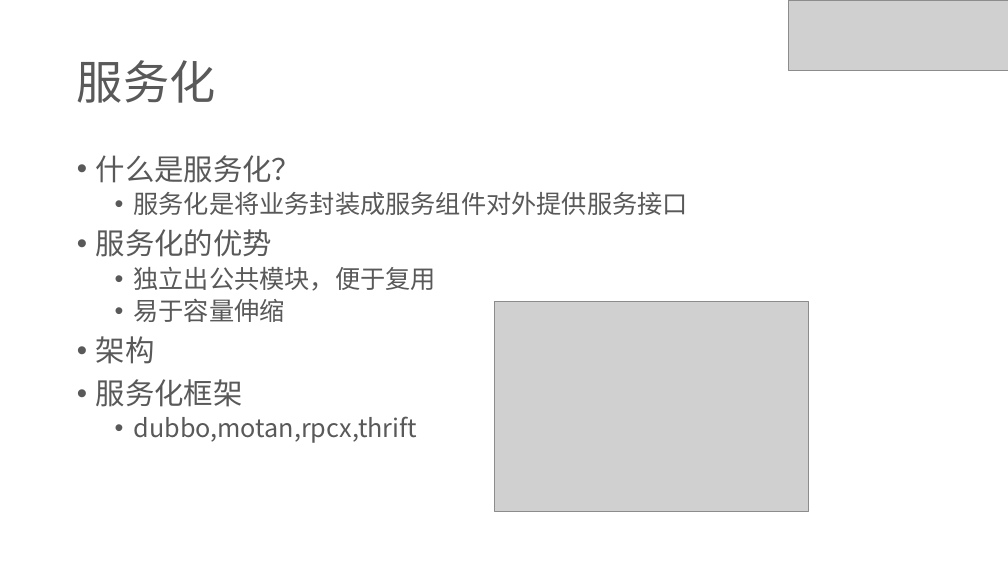
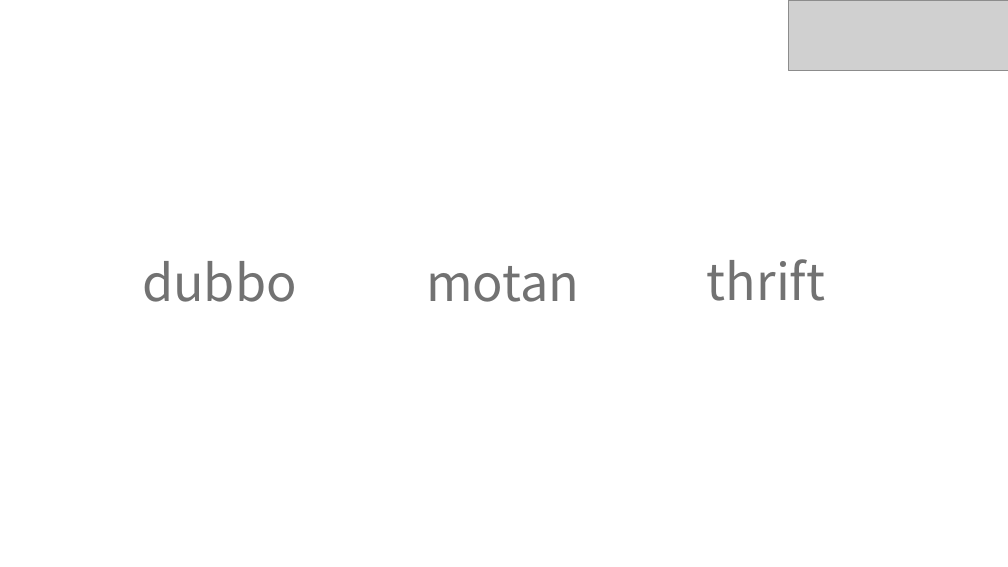
Before and after one commit to ivaneye/ivaneye.github.com, a slide deck: slide 2 of source/ppt/work/焦点服务化框架Hydra的演变-王一帆.pptx. Drawn at 1008x567 pixels with LibreOffice and Linux fonts; fonts in the diff are those of the drawing; grey boxes stand for pictures. Boxes give left, top, right and bottom in pixels: in the first picture for what was removed or moved away, otherwise in the second. Text is boxed around its words. In the diff, an @@ line names an element or a change of style, - is before the commit and + after.

```diff
--- a/source/ppt/work/焦点服务化框架Hydra的演变-王一帆.pptx
+++ b/source/ppt/work/焦点服务化框架Hydra的演变-王一帆.pptx
@@ title removed at bbox=[77, 60, 216, 103] @@
-服务化
@@ text removed at bbox=[96, 155, 688, 443] @@
-• 什么是服务化？
-  • 服务化是将业务封装成服务组件对外提供服务接口
-• 服务化的优势
-  • 独立出公共模块，便于复用
-  • 易于容量伸缩
-• 架构
-• 服务化框架
-  • dubbo,motan,rpcx,thrift
@@ text added at bbox=[142, 261, 297, 302], 48 pt, text #727272 @@
+dubbo
@@ text added at bbox=[426, 266, 579, 302], 48 pt, text #727272 @@
+motan
@@ text added at bbox=[707, 259, 825, 301], 48 pt, text #727272 @@
+thrift
@@ picture removed at bbox=[495, 302, 808, 511] @@
```
Also in this commit, not shown: 11 other slides changed, 4 slides added, 2 slides removed, 1 other file.
